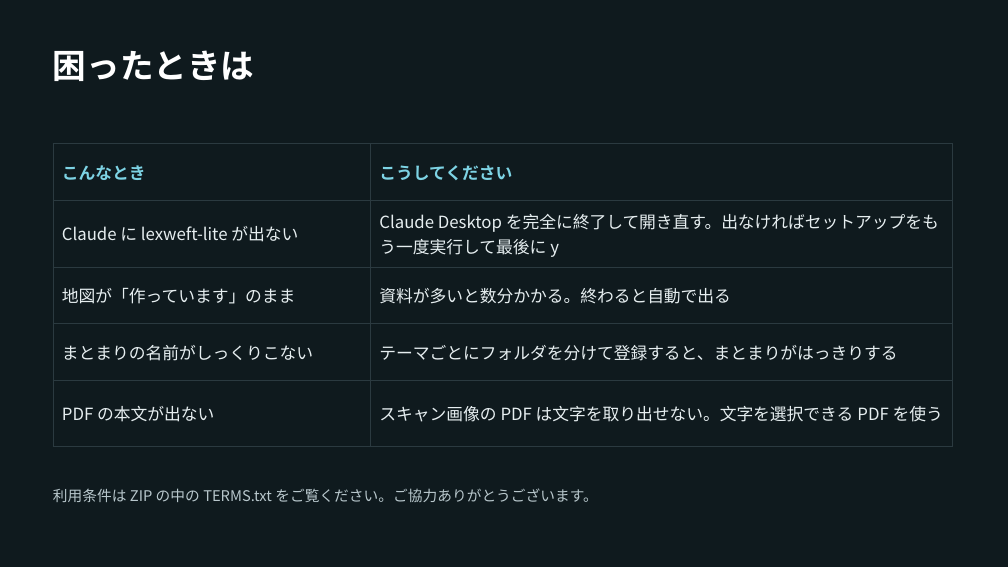
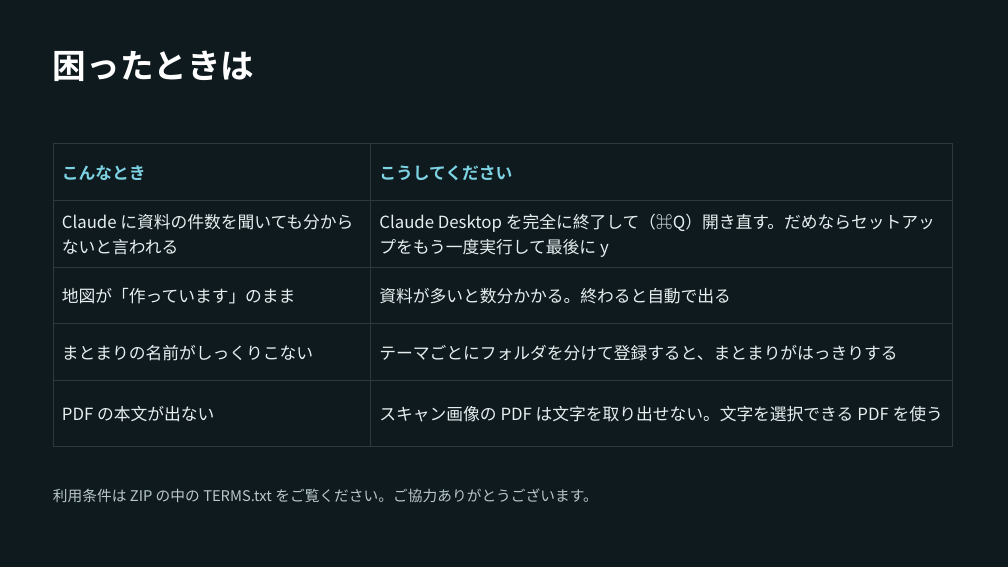
Before and after one commit to muu4649/lexweft-lite, a slide deck: slide 10 of marketing/LeXWeftLite_テスト版のご案内.pptx. Drawn at 1008x567 pixels with LibreOffice and Linux fonts; fonts in the diff are those of the drawing. Boxes give left, top, right and bottom in pixels: in the first picture for what was removed or moved away, otherwise in the second. Text is boxed around its words. In the diff, an @@ line names an element or a change of style, - is before the commit and + after.

```diff
--- a/marketing/LeXWeftLite_テスト版のご案内.pptx
+++ b/marketing/LeXWeftLite_テスト版のご案内.pptx
@@ table at (53, 144, 953, 426) @@
-row 2, column 1: Claude に lexweft-lite が出ない
+row 2, column 1: Claude に資料の件数を聞いても分からないと言われる
-row 2, column 2: Claude Desktop を完全に終了して開き直す。出なければセットアップをもう一度実行して最後に y
+row 2, column 2: Claude Desktop を完全に終了して（⌘Q）開き直す。だめならセットアップをもう一度実行して最後に y
```
Also in this commit, not shown: 1 other slide changed, 11 other files.
